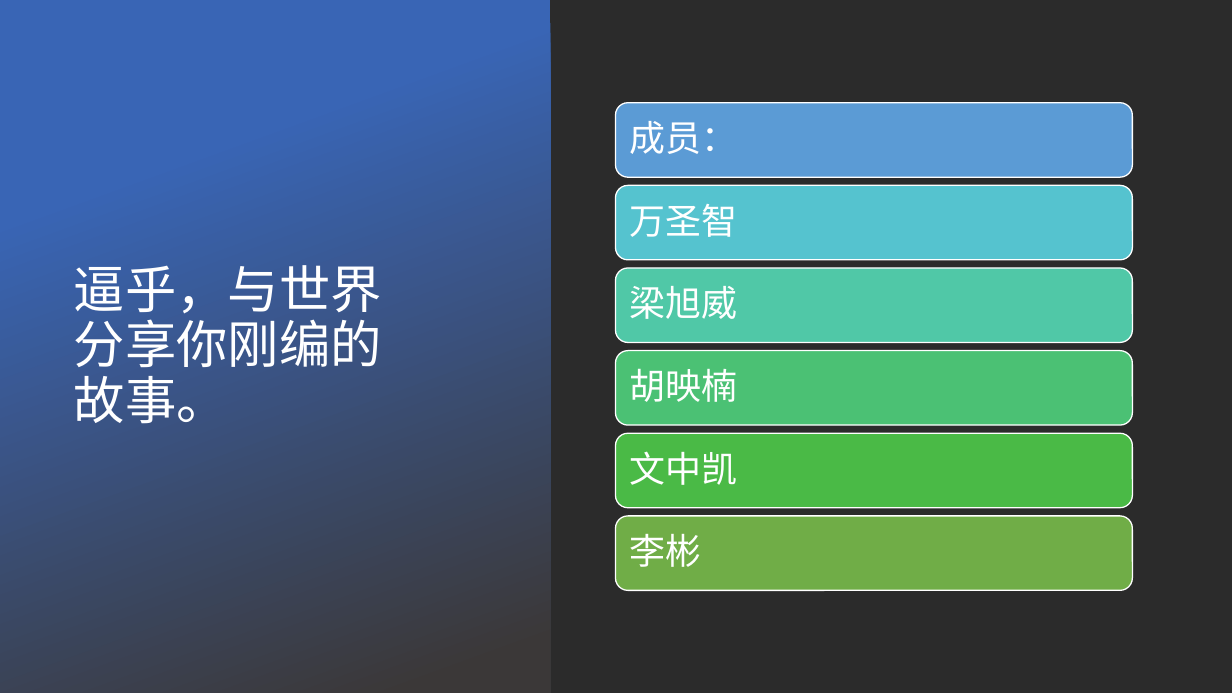
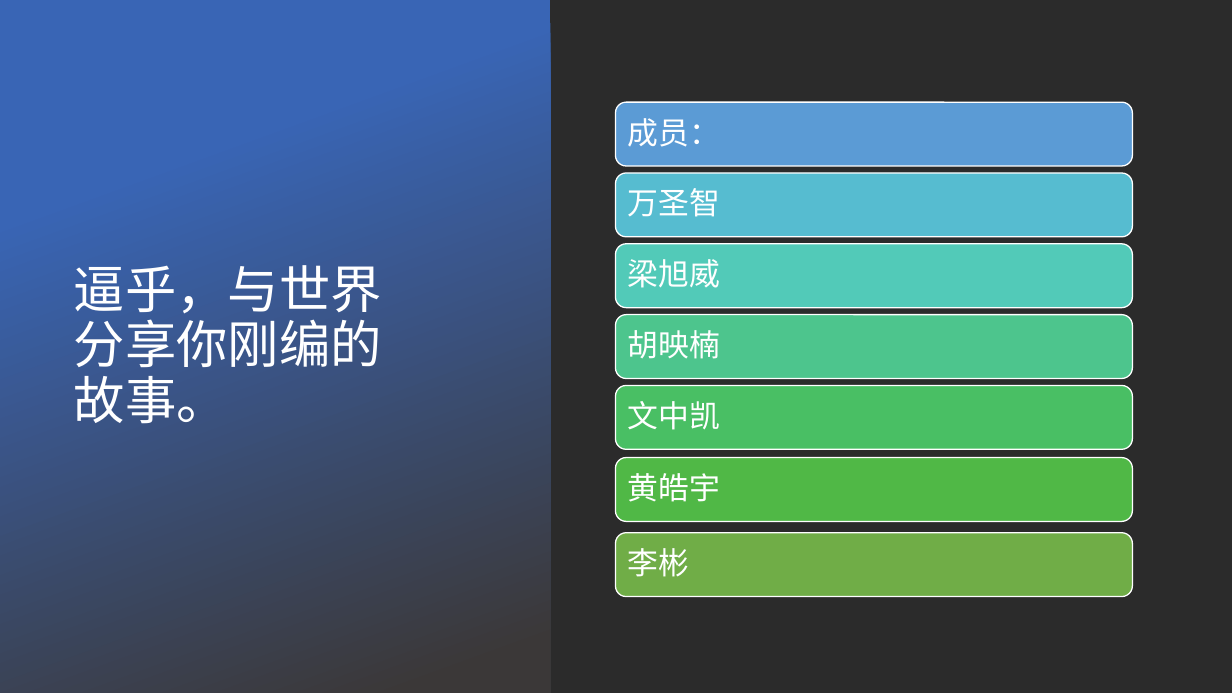
Before and after one commit to xiaozhi9527/xiaozhi9527.github.io, a slide deck: slide 1 of 逼乎.pptx. Drawn at 1232x693 pixels with LibreOffice and Linux fonts; fonts in the diff are those of the drawing; background and template pictures are left out; a plain dark background stands for a picture behind light text. Boxes give left, top, right and bottom in pixels: in the first picture for what was removed or moved away, otherwise in the second. Text is boxed around its words. In the diff, an @@ line names an element or a change of style, - is before the commit and + after.

```diff
--- a/逼乎.pptx
+++ b/逼乎.pptx
@@ rounded rectangle: place and size @@
-rounded rectangle at box(616, 103, 1132, 177)
+rounded rectangle at box(616, 103, 1132, 166)
@@ rounded rectangle: place and size @@
-rounded rectangle at box(616, 186, 1132, 261)
+rounded rectangle at box(616, 173, 1132, 237)
@@ rounded rectangle at box(616, 173, 1132, 237): fill #55C3CF to #56BCD0 @@
@@ text "万圣智": place and size @@
-text "万圣智" at box(630, 204, 738, 237)
+text "万圣智" at box(628, 188, 720, 217)
@@ rounded rectangle: place and size @@
-rounded rectangle at box(616, 268, 1132, 343)
+rounded rectangle at box(616, 244, 1132, 308)
@@ rounded rectangle at box(616, 244, 1132, 308): fill #50C8A7 to #52CAB8 @@
@@ text "梁旭威": place and size @@
-text "梁旭威" at box(630, 286, 738, 319)
+text "梁旭威" at box(628, 259, 720, 288)
@@ rounded rectangle added at box(616, 315, 1132, 379), fill #4DC58D, outline #FFFFFF 1 pt @@
@@ text "胡映楠": place and size @@
-text "胡映楠" at box(630, 368, 738, 402)
+text "胡映楠" at box(628, 330, 720, 359)
@@ rounded rectangle: place and size @@
-rounded rectangle at box(616, 350, 1132, 425)
+rounded rectangle at box(616, 385, 1132, 449)
@@ rounded rectangle at box(616, 385, 1132, 449): fill #4BC174 to #49BF64 @@
@@ size 28 to 24 pt; less space between paragraphs in 6 elements at box(628, 118, 720, 147), box(628, 548, 690, 577), box(628, 188, 720, 217), box(628, 259, 720, 288), box(628, 330, 720, 359), box(628, 401, 720, 430) @@
@@ text "文中凯": place and size @@
-text "文中凯" at box(630, 451, 738, 485)
+text "文中凯" at box(628, 401, 720, 430)
@@ rounded rectangle: place and size @@
-rounded rectangle at box(616, 433, 1132, 508)
+rounded rectangle at box(616, 457, 1132, 521)
@@ rounded rectangle at box(616, 457, 1132, 521): fill #4ABA46 to #50B846 @@
@@ text added at box(628, 473, 720, 502), 24 pt, text #FFFFFF @@
+黄皓宇
@@ rounded rectangle: place and size @@
-rounded rectangle at box(616, 516, 1132, 591)
+rounded rectangle at box(616, 533, 1132, 597)
@@ text "李彬": place and size @@
-text "李彬" at box(630, 534, 702, 567)
+text "李彬" at box(628, 548, 690, 577)
```
